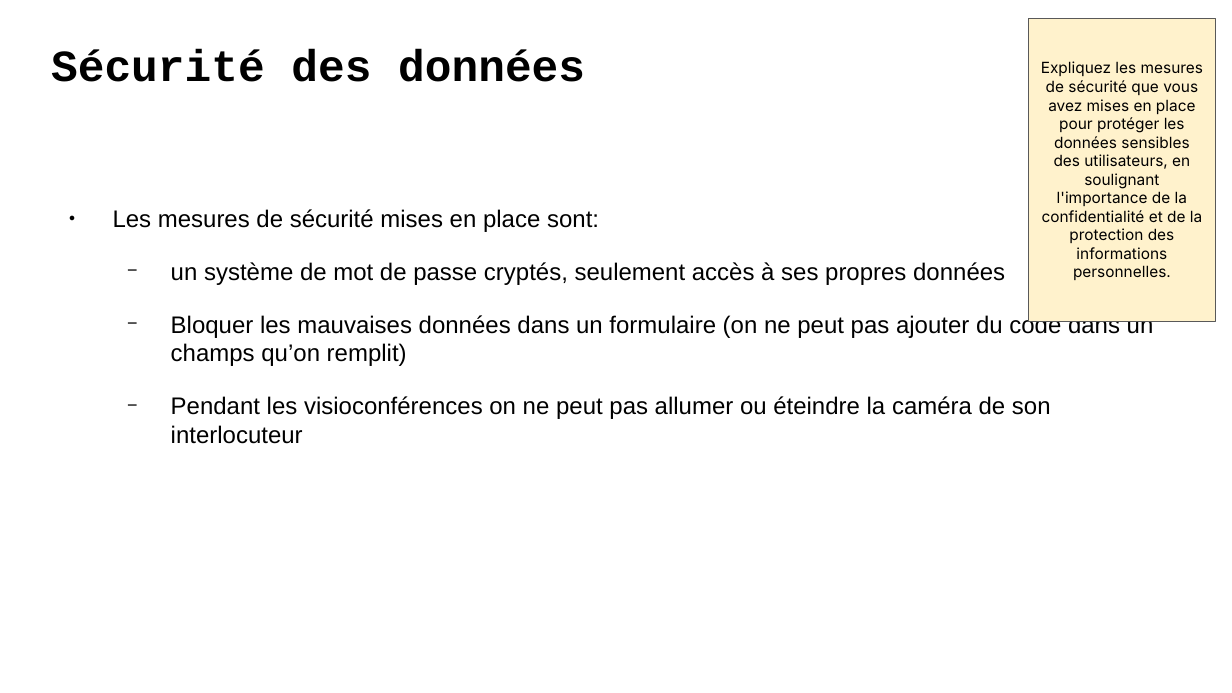
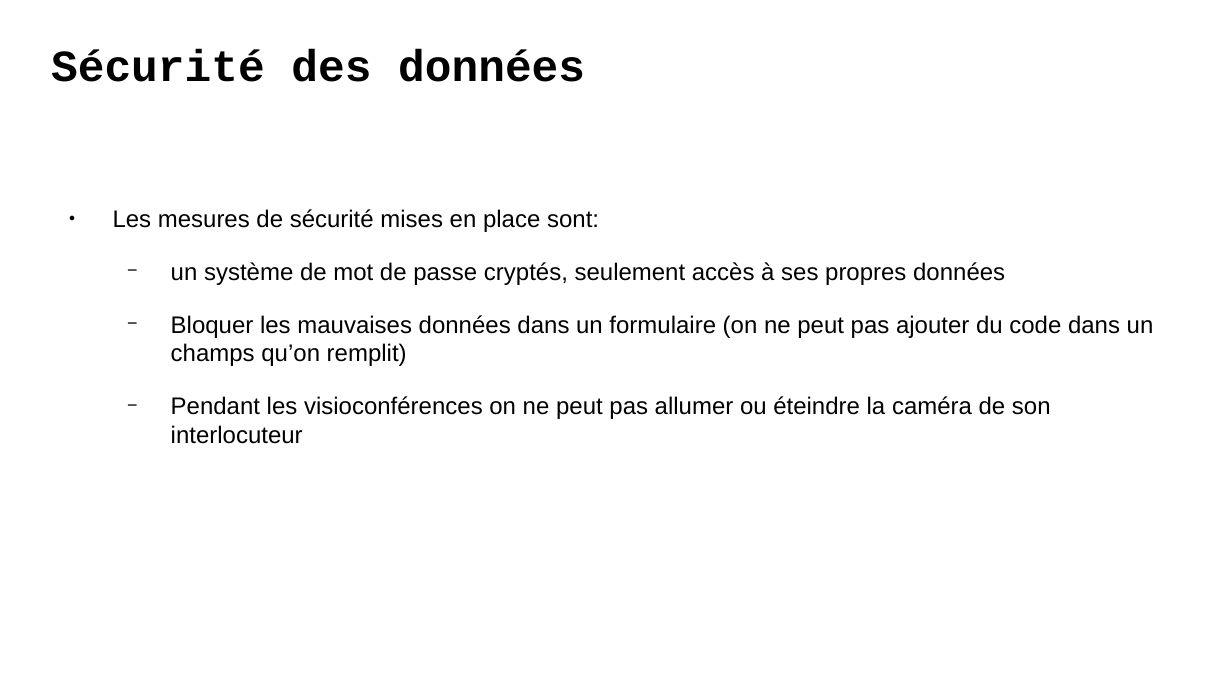
Before and after one commit to LuDetling/Avenirs, a slide deck: slide 7 of Presentation+P9+-+DA+-+Avenirs.odp. Drawn at 1232x693 pixels with LibreOffice and Linux fonts; fonts in the diff are those of the drawing. Boxes give left, top, right and bottom in pixels: in the first picture for what was removed or moved away, otherwise in the second. Text is boxed around its words. In the diff, an @@ line names an element or a change of style, - is before the commit and + after.

```diff
--- a/Presentation+P9+-+DA+-+Avenirs.odp
+++ b/Presentation+P9+-+DA+-+Avenirs.odp
@@ rectangle removed at [1029,18,1216,322] @@
-Expliquez les mesures de sécurité que vous avez mises en place pour protéger les données sensibles des utilisateurs, en soulignant l'importance de la confidentialité et de la protection des informations personnelles.
```
Also in this commit, not shown: 6 other slides changed, 5 other files.
